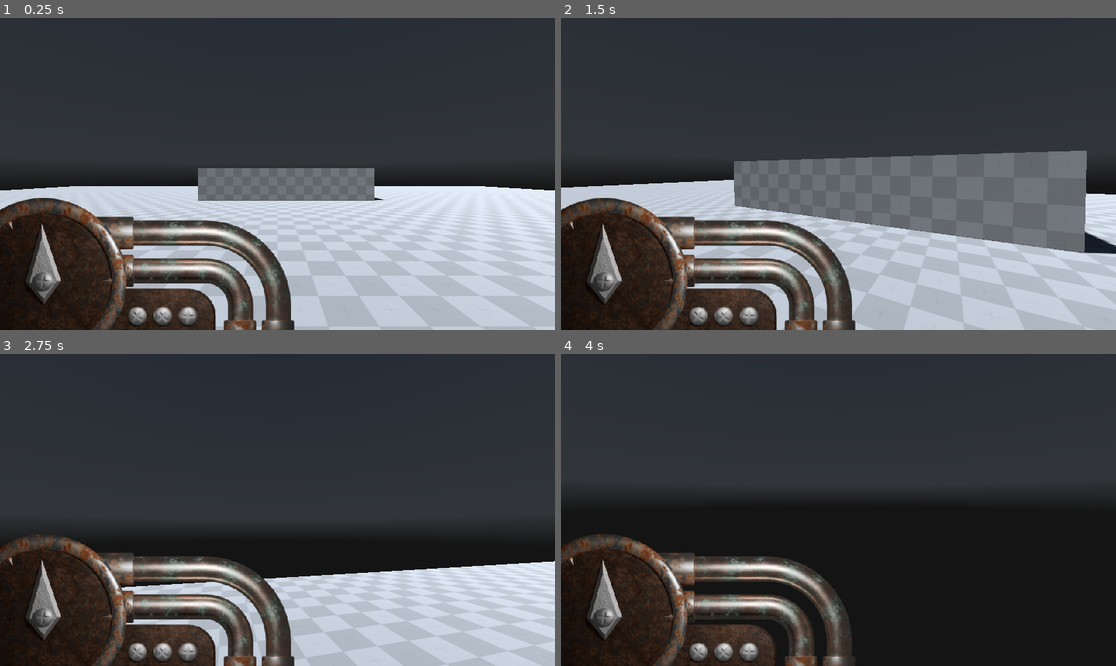
Above: before the commit, frames 1-4 (two rows, left to right).
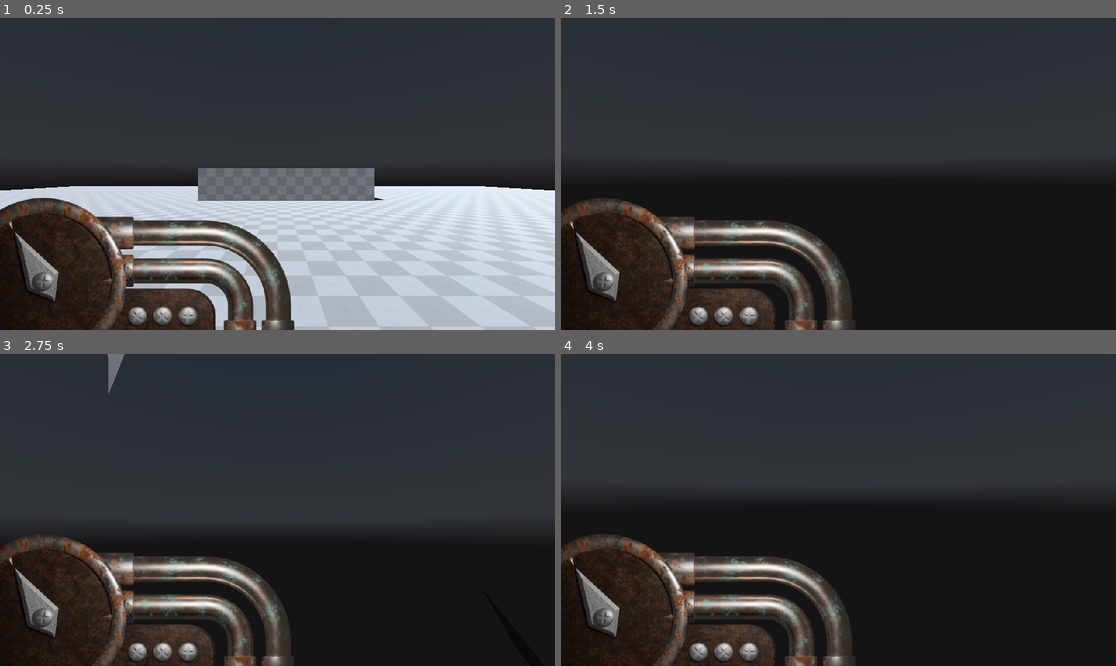
Above: after the commit, the same moments.

Repository: Omegaz102/ecovally
Game: Godot game, scene res://main.tscn
The game is run twice, just before and just after one commit, with the same random seed, the same clock (stepped at 60 frames per second) and the same inputs. A sky picture missing from this copy of the repository is replaced by a grey-blue gradient.
Inputs (mouse positions are in pixels of both pictures, inside the frame that each line leads up to):
- Up to frame 1 (0.25 s): no input
- Up to frame 2 (1.5 s): tap Enter at 0.5 s; move the mouse to (866, 174) at 0.52 s; hold W (forward) from 0.53 s (still down); tap Shift (run) at 0.6, 1.35 s; move the mouse to (810, 174) at 1.27 s
- Up to frame 3 (2.75 s): keep holding W (forward); move the mouse to (288, 503) at 2.02 s; tap Shift (run) at 2.1 s
- Up to frame 4 (4 s): keep holding W (forward); move the mouse to (832, 516) at 2.77 s; tap Shift (run) at 2.85, 3.6 s; tap Space at 3.5 s; move the mouse to (877, 513) at 3.52 s

The runs differ from the first frame. In frame 1, 0.7% of the frame differs, in the area x 2-12%, y 65-92%; in frame 2, 36%, in the area x 0-100%, y 42-100%; in frame 3, 18%; in frame 4, 0.7%.

Commit message:
added running
doesn't work well idk

Diff:
--- a/Player/player.gd
+++ b/Player/player.gd
@@ -1,14 +1,13 @@
 extends CharacterBody3D
 
 var sens = 0.3	#mouse sensitivity
-const maxSpeed = 10	#max speed when walking
-const maxRunSpeed = 20	#speed add when running
-const walkAcceleration = 10
-const runAcceleration = 5
-var acceleration = 20	#adds acceleration * dt when accelerating
-const deceleration = 5	#velocity is divided by 1 + deceleration when decelerating
+const maxSpeed = 15
+const maxRunSpeed = 10
+const walkAcceleration = 50
+const runAcceleration = 15
+const deceleration = 7	#velocity is divided by 1 + deceleration when decelerating
 var deltaDeceleeration = 0	#Deceleeration acounting for dt
-var targetSpeed = 0 	#Target length of velocity
+var acceleration = 0 	#how much to accelerate
 var stamina = 100 #I don't think this needs explaination
 var running = 0 # 1 or 0 for is running, not bool because I can avoid an if statement if by making it a number
 
@@ -32,20 +31,23 @@
 
 
 	if Input.is_action_just_pressed("run"):
-		running == 1
-	if Input.is_action_just_released("run") or stamina:
-		running == 0
+		running = 1
+	if Input.is_action_just_released("run") or stamina <= 0:
+		running = 0
+	print(running)
+	stamina -= running * delta
+	%StaminaMeater.frame = remap(stamina, 100, 0, 0, 60)
+	stamina -= running * 10 * delta
+	stamina += (1 - running) * 2 * delta
+	acceleration = float(inputVector2D.length()) * walkAcceleration + runAcceleration * running * float(inputVector2D.length())
 
-	targetSpeed = float(inputVector2D.length()) * walkAcceleration + runAcceleration * running
+	if velocity.length() > inputVector2D.length() * (maxSpeed + running * maxRunSpeed):	#deccelerates when velocity length > target speed
+		deltaDeceleeration = deceleration * delta
+		deltaDeceleeration = deltaDeceleeration + 1
+		velocity = velocity.length() * deltaDeceleeration * velocity.normalized()
+		if velocity.length() < inputVector2D.length() * (maxSpeed + running * maxRunSpeed):
+			velocity = acceleration * velocity.normalized()
 
 	velocity += inputVector3D * acceleration * delta
 
-	if velocity.length() > targetSpeed:	#deccelerates when velocity length > target speed
-		deltaDeceleeration = deceleration * delta
-		deltaDeceleeration = deltaDeceleeration + 1
-		velocity = velocity.length() / deltaDeceleeration * velocity.normalized()
-		if velocity.length() < targetSpeed:
-			velocity = targetSpeed * velocity.normalized()
-
-	print(1 / delta)
 	move_and_slide()
